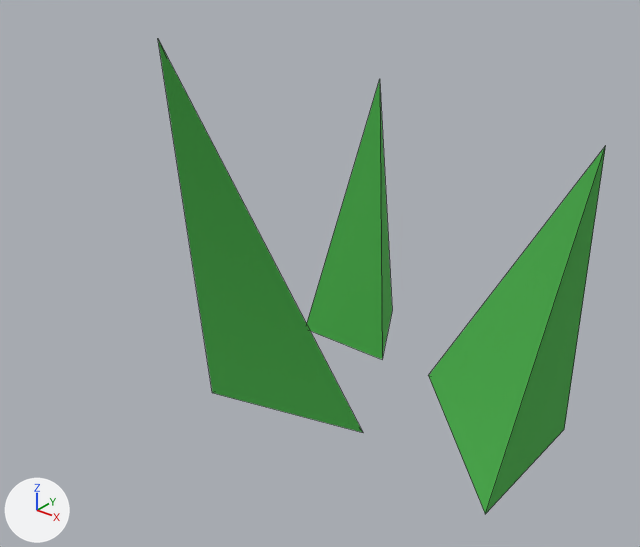
A saved change to the Blender file map/models/environment/straw.blend.
The view is the same before and after, from a 50 mm camera at (6.23, -7.46, 5.56) aimed at (0.49, -0.28, 1.11). Every picture has the same lights, and +X, +Y and +Z are marked at lower left. Mesh edges are drawn as thin lines.

Objects in the first picture: 'straw'.
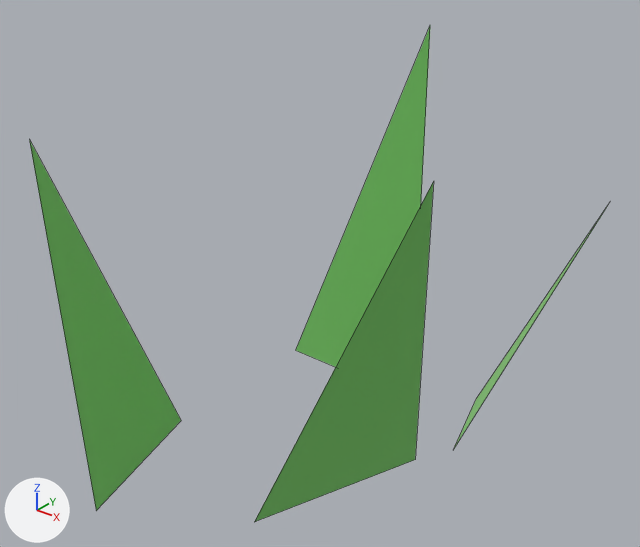
Pixel boxes [x1, y1, x2, y2] of what changed, in the pictures (640 x 547 px; the box of a moved part takes in the faces that stretch with it):
'straw', recoloured, surface changed, reshaped, moved (29% wider): before [158, 40, 606, 514]; after [29, 27, 609, 522]
part 1 of me_straw, deleted (green): before [158, 40, 363, 433]
part 2 of me_straw, deleted (green): before [307, 79, 392, 359]
part 3 of me_straw, moved or reshaped: before [428, 146, 606, 514]; after [29, 27, 609, 522]

What changed in the scene script:
```text
Change mat_straw:
    mat_straw.base_color: (0.0625, 0.416, 0.0655) -> (0.37, 0.748, 0.292)  # green #47ad48 -> green #a4e093
    mat_straw.metallic: 0.0 -> 1.0
Change me_straw:
    where me_straw.from_pydata(...)  # 12 vertices, 12 faces; spans x -1.18..2.9, y -1.74..3.19, z -1.03..3.89
    used by ob_straw; location = (0.0, 0.0, 0.0)
    verts and faces of me_straw; kept vertices keep their numbers, new ones are numbered from 12
    before: 8 (0.9, 1.59, -1.03) at pixel (428, 375), 9 (2.9, -0.41, -1.03) at pixel (485, 514), 10 (2.9, 1.59, -1.03) at pixel (564, 429), 11 (2.9, 1.59, 2.65) at pixel (605, 145)
    me_straw part 1: the loose piece of 4 vertices spanning x -1.08..1.0, y -1.74..1.0, z -1.0..3.89 is deleted
    me_straw part 2: the loose piece of 4 vertices spanning x -1.18..0.22, y 1.44..3.19, z -0.96..2.46 is deleted
    me_straw part 3
    add delete_vertices([*range(8, 12)])  # with the faces that use them
    add verts[12] = (2.11, -0.58, 3.75)  # pixel (433, 180)
    add verts[13] = (1.77, -0.06, 0.0)  # pixel (415, 459)
    add verts[14] = (-1.02, 1.04, -0.03)  # pixel (295, 350)
    add verts[15] = (-1.71, -2.37, 3.85)  # pixel (29, 138)
    add verts[16] = (1.0, -2.06, 0.0)  # pixel (254, 522)
    add verts[17] = (-0.48, -3.01, 0.0)  # pixel (96, 510)
    add verts[18] = (0.98, 1.04, -0.03)
    add verts[19] = (0.98, 1.04, 4.83)
    add verts[20] = (-1.0, -1.25, 0.0)  # pixel (181, 420)
    add verts[21] = (2.02, 0.39, 0.0)
    add verts[22] = (1.69, 1.53, 0.0)  # pixel (476, 398)
    add verts[23] = (3.18, 1.22, 3.26)
    add faces += [(15, 20, 17), (14, 18, 19), (12, 13, 16), (21, 22, 23)]
Change ob_straw:
    ob_straw.location: (0.0, 0.0, 0.0) -> (-0.01, 0.0, -1.06)
```
